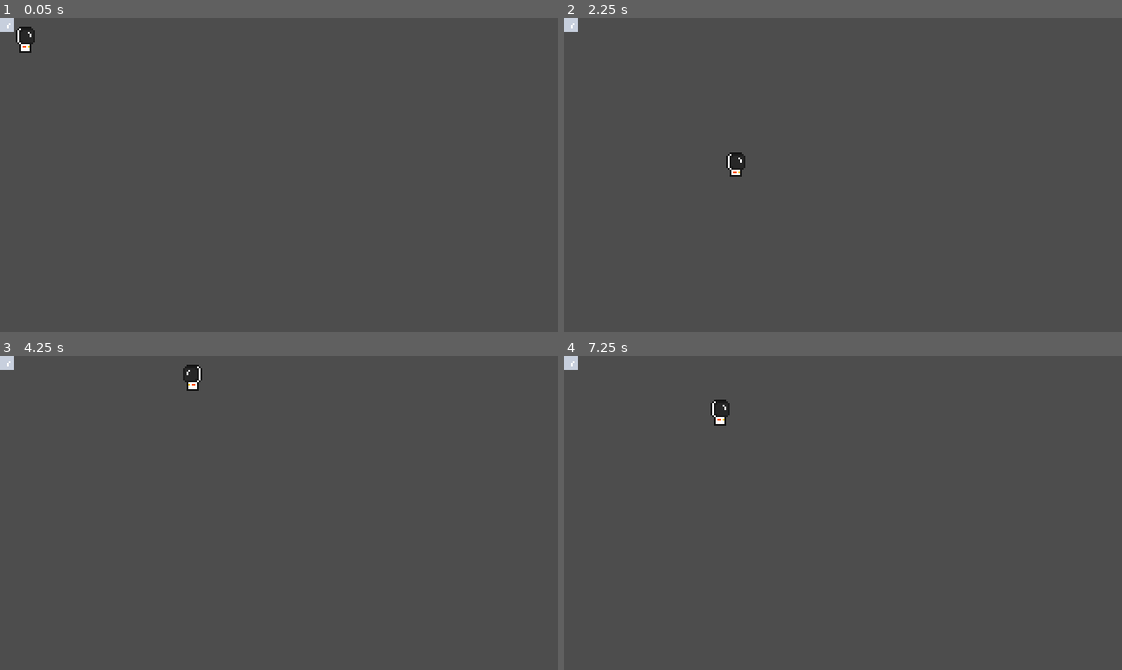
Above: before the commit, frames 1-4 (two rows, left to right).
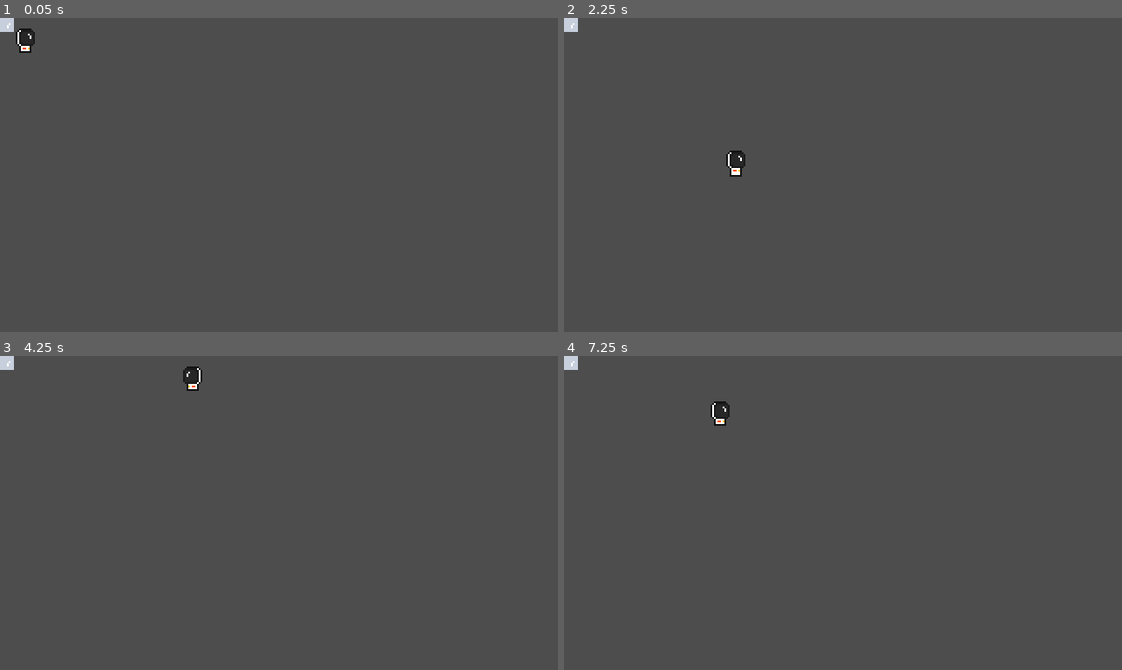
Above: after the commit, the same moments.

Repository: jreinke428/gamejam
Game: Godot game, scene res://Test.tscn
Two runs of this game, one before a commit and one after it. Both use one fixed random seed, a clock stepped at 60 frames per second and the inputs below.
Inputs:
- Up to frame 1 (0.05 s): no input
- Up to frame 2 (2.25 s): hold D (right) 0.53-1.28 s; hold S (down) 1.28-2.03 s; hold D (right) from 2.03 s (still down)
- Up to frame 3 (4.25 s): release D (right) at 2.78 s; hold W (up) 2.78-3.53 s; hold A (left) from 3.53 s (still down)
- Up to frame 4 (7.25 s): release A (left) at 5.03 s; hold S (down) 5.03-5.78 s; hold D (right) 5.78-6.53 s; hold W (up) from 6.53 s (still down)

The runs differ from the first frame. In frame 1, less than 0.1% of the frame differs, in the area x 2-7%, y 2-10%; in frame 2, less than 0.1%; in frame 3, less than 0.1%; in frame 4, less than 0.1%.

Commit message:
wompus caddy

Diff:
--- /dev/null
+++ b/Game/Camera.tscn
@@ -0,0 +1,13 @@
+[gd_scene format=3 uid="uid://coak4lc6aw6gn"]
+
+[node name="Camera2D" type="Camera2D"]
+position = Vector2(-15, -11)
+limit_left = 0
+limit_top = 0
+limit_smoothed = true
+drag_horizontal_enabled = true
+drag_vertical_enabled = true
+drag_left_margin = 0.05
+drag_top_margin = 0.05
+drag_right_margin = 0.05
+drag_bottom_margin = 0.05
--- /dev/null
+++ b/Game/Start.tscn
@@ -0,0 +1,3 @@
+[gd_scene format=3 uid="uid://cmea7qhdfmfwl"]
+
+[node name="Start" type="Node2D"]
--- a/Player/Player.tscn
+++ b/Player/Player.tscn
@@ -106,7 +106,7 @@
 material = SubResource("ShaderMaterial_dvn1o")
 sprite_frames = SubResource("SpriteFrames_382hk")
 animation = &"idle"
-frame_progress = 0.812408
+frame_progress = 0.516882
 
 [node name="WaterParticles" type="GPUParticles2D" parent="."]
 position = Vector2(0, 3.5)
--- a/Test.tscn
+++ b/Test.tscn
@@ -15,3 +15,10 @@
 position = Vector2(-15, -11)
 limit_left = 0
 limit_top = 0
+limit_smoothed = true
+drag_horizontal_enabled = true
+drag_vertical_enabled = true
+drag_left_margin = 0.05
+drag_top_margin = 0.05
+drag_right_margin = 0.05
+drag_bottom_margin = 0.05
--- a/project.godot
+++ b/project.godot
@@ -23,6 +23,8 @@
 
 window/size/viewport_width=320
 window/size/viewport_height=180
+window/size/window_width_override=1920
+window/size/window_height_override=1080
 window/stretch/mode="canvas_items"
 
 [input]
